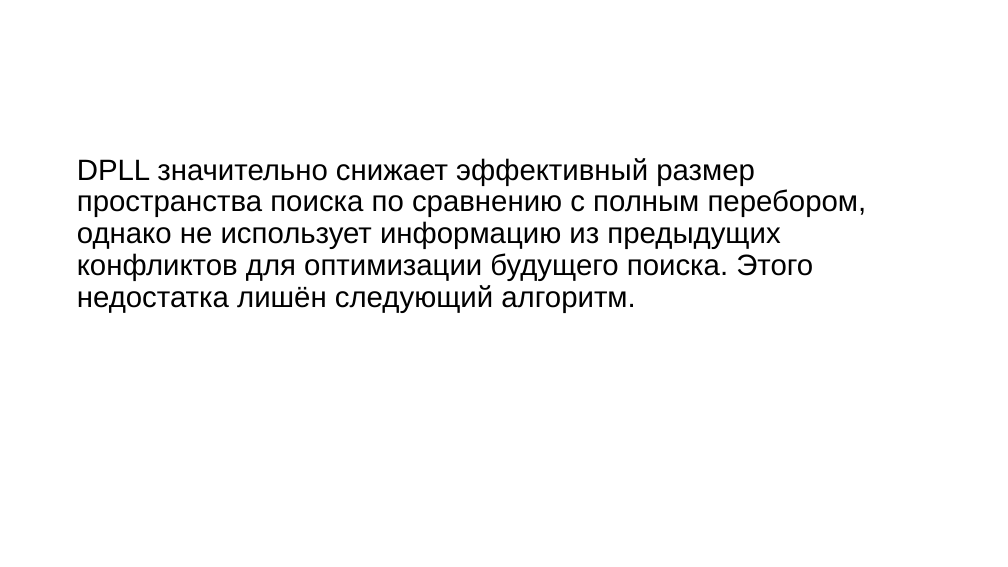
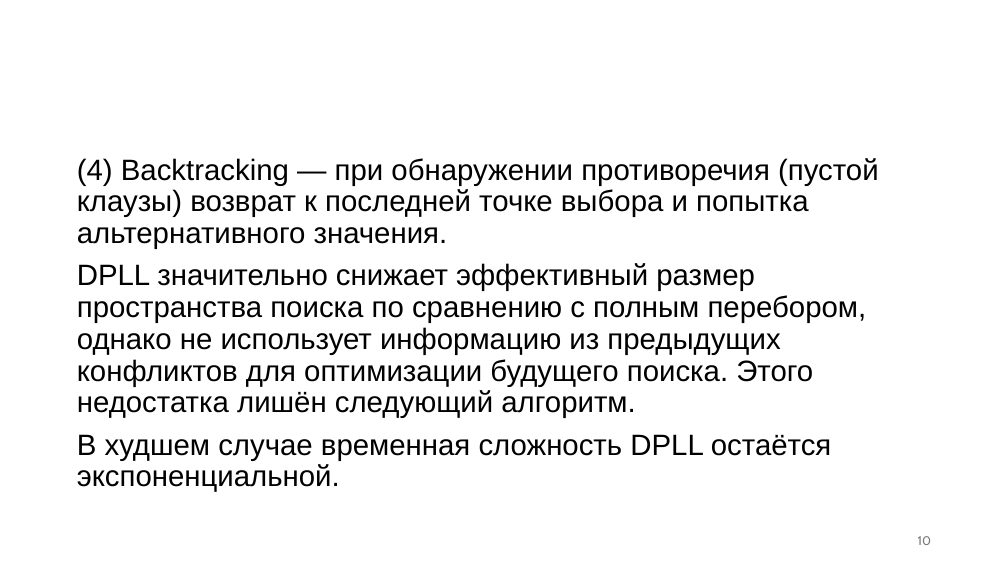
Before and after one commit to PlatonBarchenkov/SAT_Solver, a slide deck: slide 10 of SAT-решатели (презентация).pptx. Drawn at 1008x567 pixels with LibreOffice and Linux fonts; fonts in the diff are those of the drawing; background and template pictures are left out. Boxes give left, top, right and bottom in pixels: in the first picture for what was removed or moved away, otherwise in the second. Text is boxed around its words. In the diff, an @@ line names an element or a change of style, - is before the commit and + after.

```diff
--- a/SAT-решатели (презентация).pptx
+++ b/SAT-решатели (презентация).pptx
@@ text at [77,158,879,249]: paragraph added @@
+(4) Backtracking — при обнаружении противоречия (пустой клаузы) возврат к последней точке выбора и попытка альтернативного значения.
@@ text at [77,434,831,492]: paragraph added @@
+В худшем случае временная сложность DPLL остаётся экспоненциальной.
@@ page number added at [918,536,931,545], 12 pt, text #797979 @@
+10
```
Also in this commit, not shown: 32 other slides changed, 2 slides added, 1 slide removed, 1 other file.
